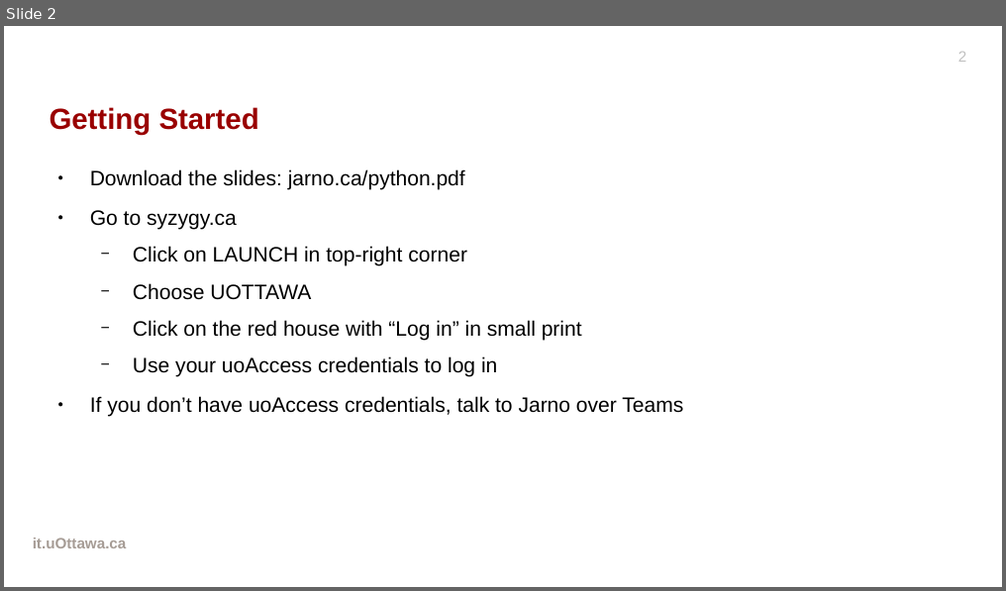
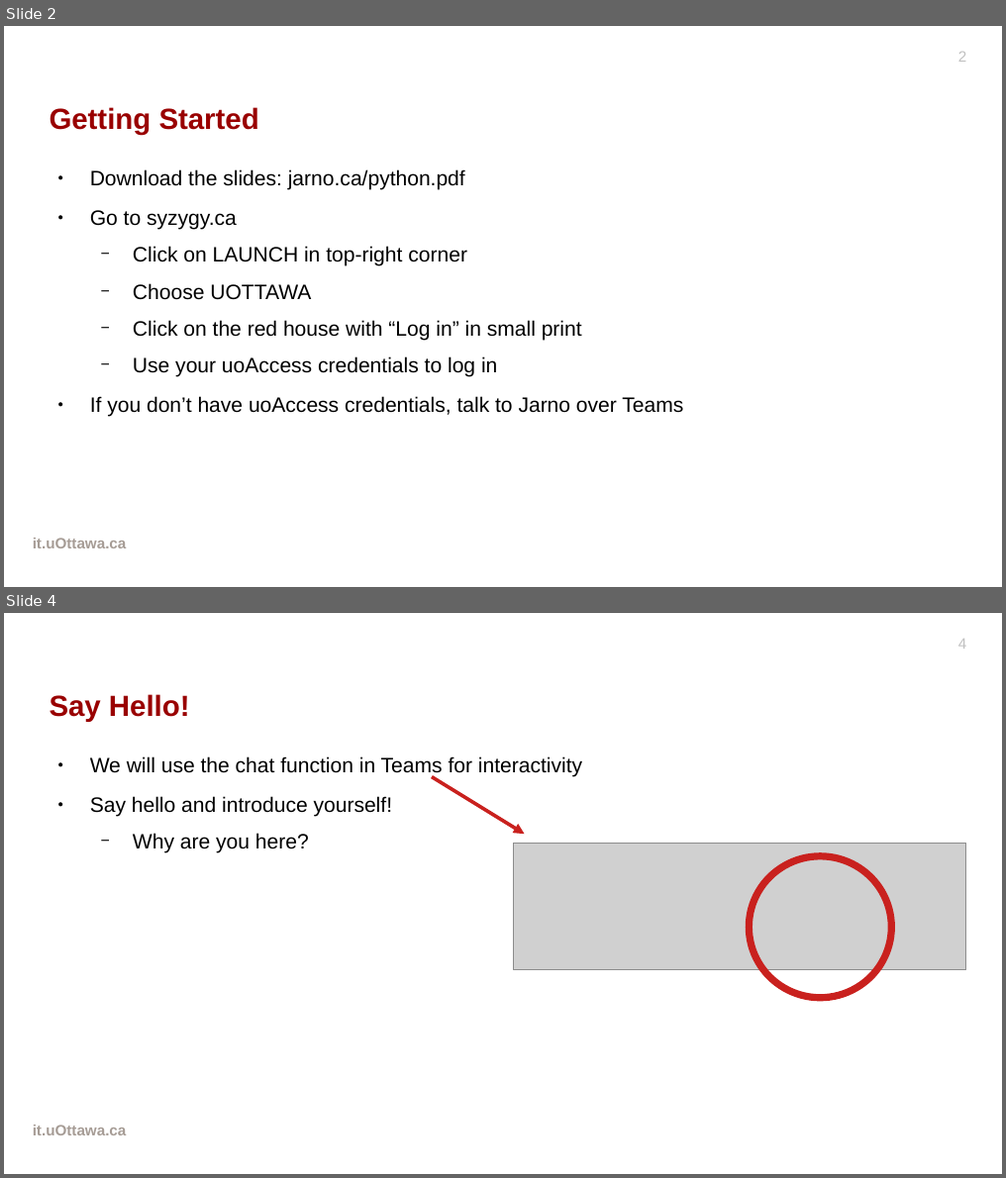
Before and after one commit to drjarno/python-workshop-2020-may, a slide deck: Slides.odp. Shown one above the other, each under a label of ours: slide 2 before the commit, slides 2 and 4 after it; the slides between them are not shown. The pictures are 1006x591 and 1006x1178 pixels, drawn with LibreOffice and Linux fonts; fonts in the diff are those of the drawing; grey boxes stand for pictures; background and template pictures are left out. Boxes give left, top, right and bottom in pixels: in the first picture for what was removed or moved away, otherwise in the second. Text is boxed around its words. In the diff, an @@ line names an element or a change of style, - is before the commit and + after.

```diff
--- a/Slides.odp
+++ b/Slides.odp
@@ slide 4 added at (4,613,1002,1174), background picture (left out); not listed: 2 template elements that a slide beside it also shows @@
@@ title added at (50,694,190,722), 23.2 pt, text #990000, bold @@
+Say Hello!
@@ text added at (90,757,582,854), 16.6 pt, text #000000 @@
+● We will use the chat function in Teams for interactivity
+● Say hello and introduce yourself!
+  − Why are you here?
@@ arrow added from (432, 777) to (525, 834), #C9211E 2.83 pt @@
@@ picture added at (514,843,966,970) @@
@@ ellipse added at (749,857,891,998), outline #C9211E 5.67 pt @@
```
Also in this commit, not shown: 2 slides changed, 15 other slides added.
